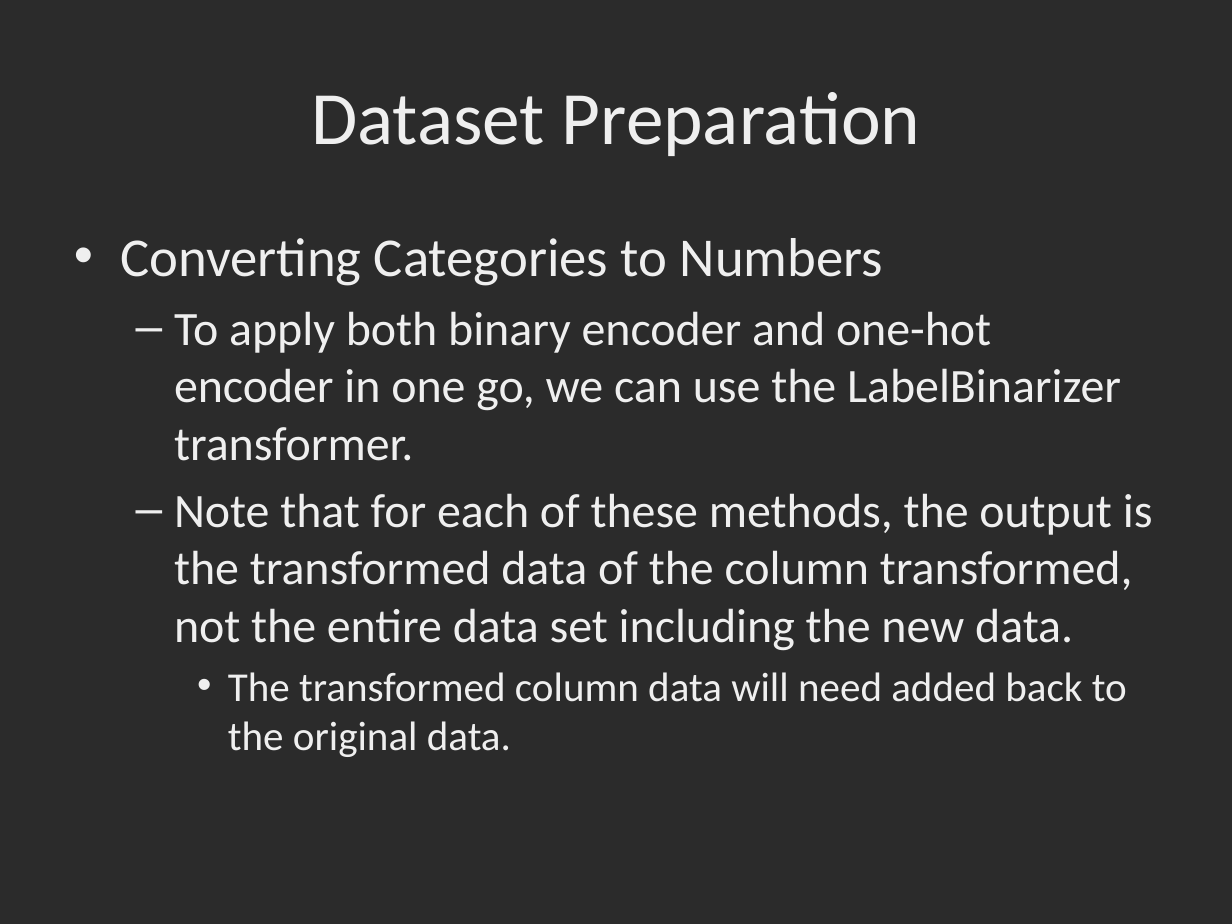
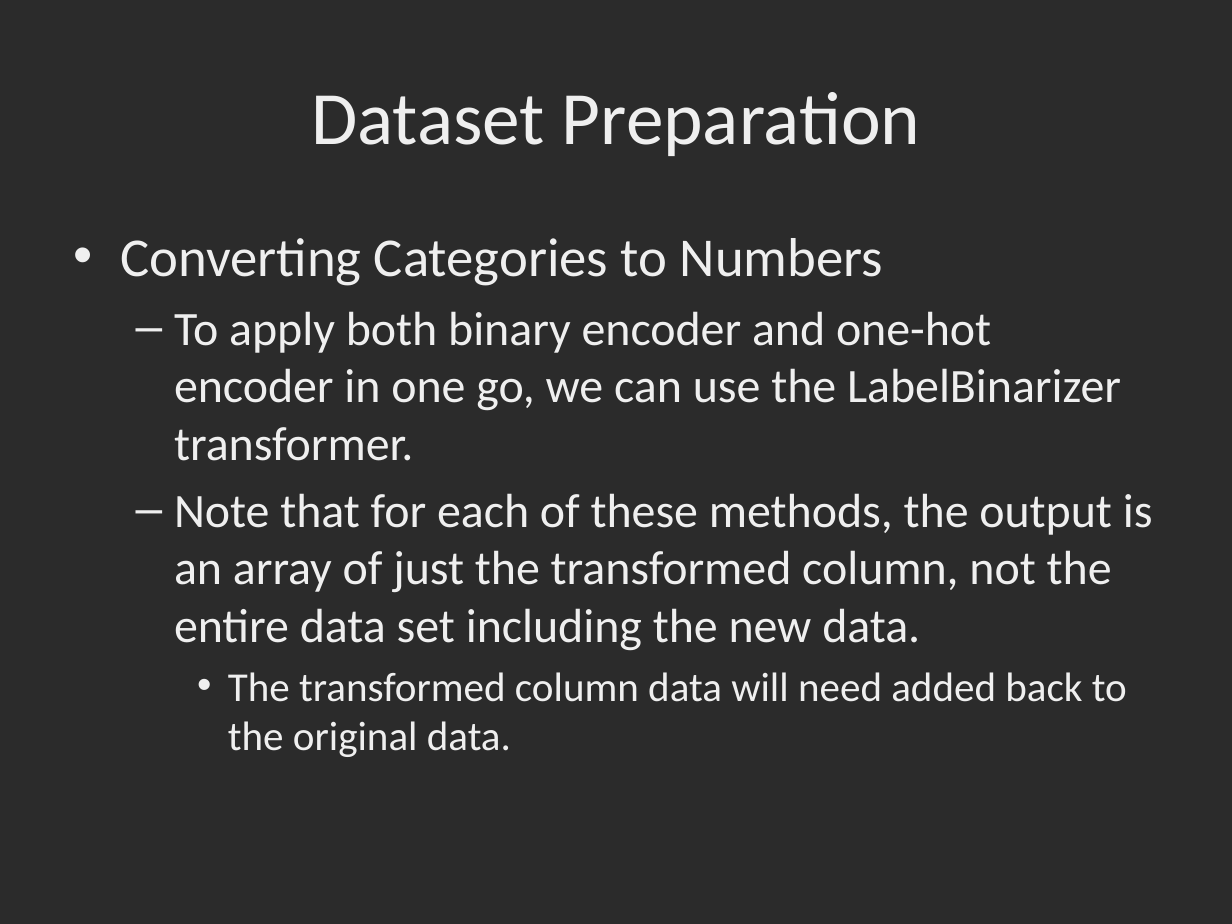
Before and after one commit to dbowmans46/PracticalProgramming, a slide deck: slide 152 of Session 7 - Python/Instructional Material/Session 7 - Python Brief Intro to Machine Learning with Scikit Learn.odp. Drawn at 1232x924 pixels with LibreOffice and Linux fonts; fonts in the diff are those of the drawing; background and template pictures are left out; a plain dark background stands for a picture behind light text. Boxes give left, top, right and bottom in pixels: in the first picture for what was removed or moved away, otherwise in the second. Text is boxed around its words. In the diff, an @@ line names an element or a change of style, - is before the commit and + after.

```diff
--- a/Session 7 - Python/Instructional Material/Session 7 - Python Brief Intro to Machine Learning with Scikit Learn.odp
+++ b/Session 7 - Python/Instructional Material/Session 7 - Python Brief Intro to Machine Learning with Scikit Learn.odp
@@ text at box(174, 493, 1153, 651): text changed @@
-  – Note that for each of these methods, the output is the transformed data of the column transformed, not the entire data set including the new data.
+  – Note that for each of these methods, the output is an array of just the transformed column, not the entire data set including the new data.
```
Also in this commit, not shown: 5 other slides changed, 5 slides added, 1 other file.
